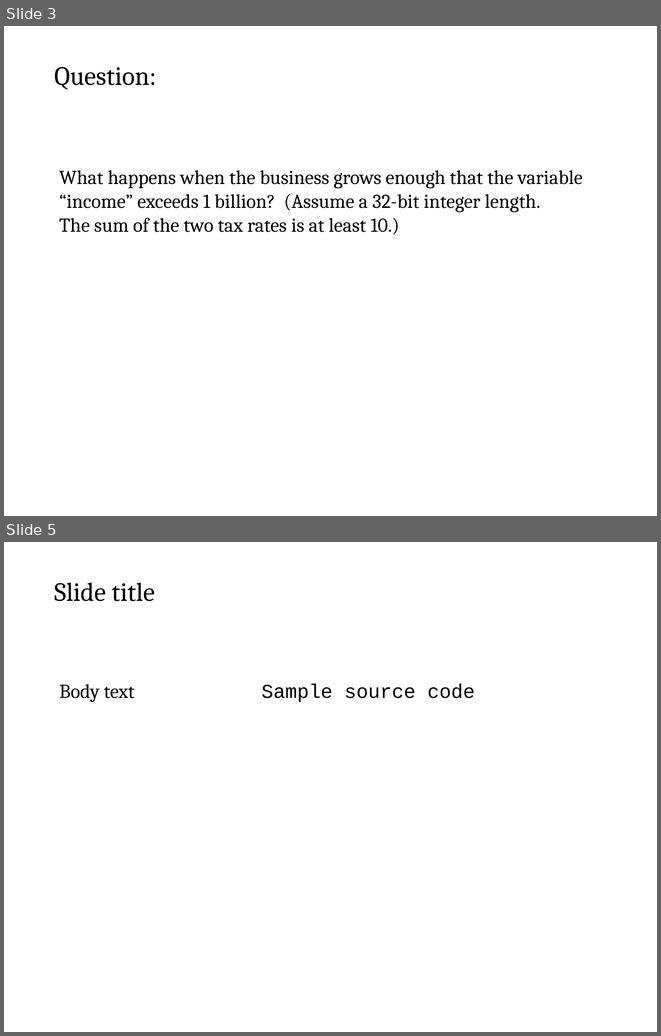
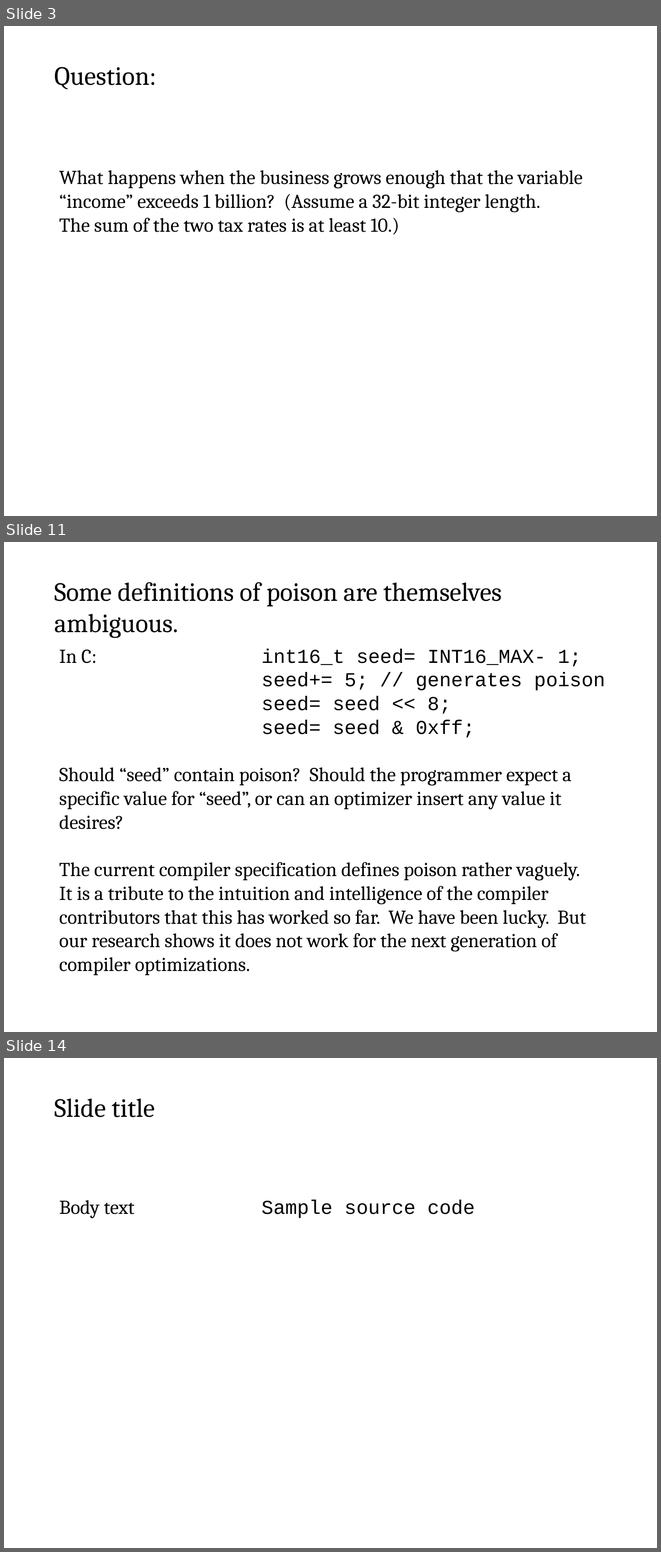
Before and after one commit to cschreiner/lli_undef_fix_admin, a slide deck: doc/poster/2015feb_grad_visit.draft.odp. Shown one above the other, each under a label of ours: slides 3 and 5 before the commit, slides 3, 11 and 14 after it; the slides between them are not shown. The pictures are 661x1036 and 661x1552 pixels, drawn with LibreOffice and Linux fonts; fonts in the diff are those of the drawing. Boxes give left, top, right and bottom in pixels: in the first picture for what was removed or moved away, otherwise in the second. Text is boxed around its words. In the diff, an @@ line names an element or a change of style, - is before the commit and + after.

Commit message:
finished transcribing text from the textual draft

```diff
--- a/doc/poster/2015feb_grad_visit.draft.odp
+++ b/doc/poster/2015feb_grad_visit.draft.odp
@@ slide 11 added at [4, 542, 657, 1032], background #FFFFFF @@
@@ text added at [54, 582, 502, 638], 32 pt, text #000000 @@
+Some definitions of poison are themselves ambiguous.
@@ text added at [59, 649, 586, 975], 24 pt, text #000000 @@
+In C:
+Should “seed” contain poison? Should the programmer expect a
+specific value for “seed”, or can an optimizer insert any value it
+desires?
+The current compiler specification defines poison rather vaguely.
+It is a tribute to the intuition and intelligence of the compiler
+contributors that this has worked so far. We have been lucky. But
+our research shows it does not work for the next generation of
+compiler optimizations.
@@ text added at [262, 649, 605, 738], 24 pt, text #000000 @@
+int16_t seed= INT16_MAX- 1;
+seed+= 5; // generates poison
+seed= seed << 8;
+seed= seed & 0xff;
@@ what was slide 5 is now slide 14 @@
```
Also in this commit, not shown: 1 slide changed, 8 other slides added.
